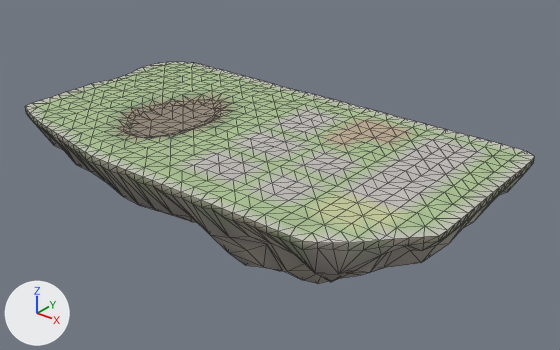
The glTF model godot_project/remake/sky/islands/SKY-056.rock.glb as it was, and as the next commit left it.
Camera for both pictures: a 50 mm camera at (117.0, -138.3, 76.6) aimed at (2.0, 5.4, -12.5). Every picture has the same lights, and +X, +Y and +Z are marked at lower left. The picture after the commit comes second. Mesh edges are drawn as thin lines.

The older version as bpy lines, for what is in view:
```python
me_deck_col = bpy.data.meshes.new('deck-col')
me_deck_col.from_pydata(...)  # 651 vertices, 1181 faces; spans x -64.8..59.4, y -34.6..33.0, z -1.8..0.0
me_deck_col.materials.append(mat_sky_deck)
me_rock = bpy.data.meshes.new('rock')
me_rock.from_pydata(...)  # 434 vertices, 747 faces; spans x -64.8..59.4, y -34.6..33.0, z -31.5..0.0
me_rock.materials.append(mat_sky_rock)
ob_deck_col = bpy.data.objects.new('deck-col', me_deck_col)
ob_deck_col.location = (0.0, 0.0, 0.0)
ob_rock = bpy.data.objects.new('rock', me_rock)
ob_rock.location = (0.0, 0.0, 0.0)
```
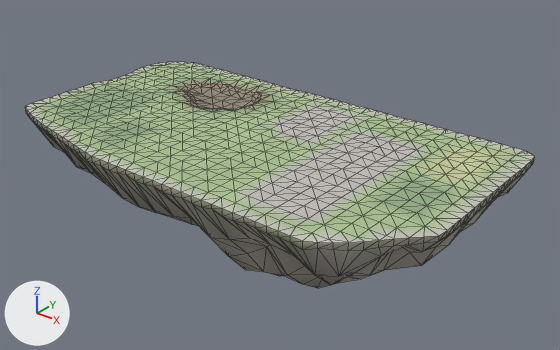
The change, as JSON lines over the scene's bpy script:
```json
{"block": "me_deck_col", "where": "# used by ob_deck_col; location = (0.0, 0.0, 0.0)"}
{"op": "remove", "block": "me_deck_col", "code": "me_deck_col.from_pydata(...)  # 651 vertices, 1181 faces; spans x -64.8..59.4, y -34.6..33.0, z -1.8..0.0"}
{"op": "add", "block": "me_deck_col", "code": "me_deck_col.from_pydata(...)  # 640 vertices, 1159 faces; spans x -64.8..59.4, y -34.6..33.0, z -2.2..0.0"}
{"block": "me_deck_col", "change": "me_deck_col part 1: 29 vertices moved from x -40.8..-16.8, y -18.3..25.0, z -1.8..0.0 to x -40.8..-16.8, y -15.0..25.0, z -2.2..0.0; 112 vertices removed from x -40.8..-16.8, y -19.9..25.0, z -1.8..0.0; 101 vertices added at x -42.4..-16.4, y -19.0..25.0, z -2.2..0.0"}
{"block": "me_deck_col", "change": "me_deck_col part 2: 391 kept faces spanning x -60.8..55.2, y -31.0..33.0, z -2.2..0.0 get new vertex colours"}
{"block": "me_rock", "where": "# used by ob_rock; location = (0.0, 0.0, 0.0)"}
{"op": "remove", "block": "me_rock", "code": "me_rock.from_pydata(...)  # 434 vertices, 747 faces; spans x -64.8..59.4, y -34.6..33.0, z -31.5..0.0"}
{"op": "add", "block": "me_rock", "code": "me_rock.from_pydata(...)  # 434 vertices, 747 faces; spans x -64.8..59.4, y -34.6..33.0, z -33.1..0.0"}
{"block": "me_rock", "change": "me_rock part 3: 194 of 434 vertices moved; they spanned x -58.8..55.2, y -27.0..27.0, z -31.5..-3.8 and now span x -58.8..55.2, y -27.0..27.0, z -33.1..-4.0; mean shift (0.0, 0.0, -0.7); largest move (13.2, -3.0, -31.5) -> (13.2, -3.0, -33.1)"}
```

Location of each change, (x1, y1, x2, y2) in pixels of the pictures (560 x 350 px; the box of a moved part takes in the faces that stretch with it):
```json
{"object": "rock", "change": "reshaped", "before": [26, 109, 535, 284], "after": [26, 109, 535, 288]}
{"part": 1, "of": "me_deck_col", "change": "moved or reshaped", "before": [95, 75, 280, 147], "after": [95, 75, 280, 144]}
{"part": 2, "of": "me_deck_col", "change": "recoloured", "before": [51, 74, 505, 233], "after": [51, 74, 505, 233]}
{"part": 3, "of": "me_rock", "change": "moved or reshaped", "before": [37, 126, 514, 284], "after": [37, 126, 515, 288]}
```
